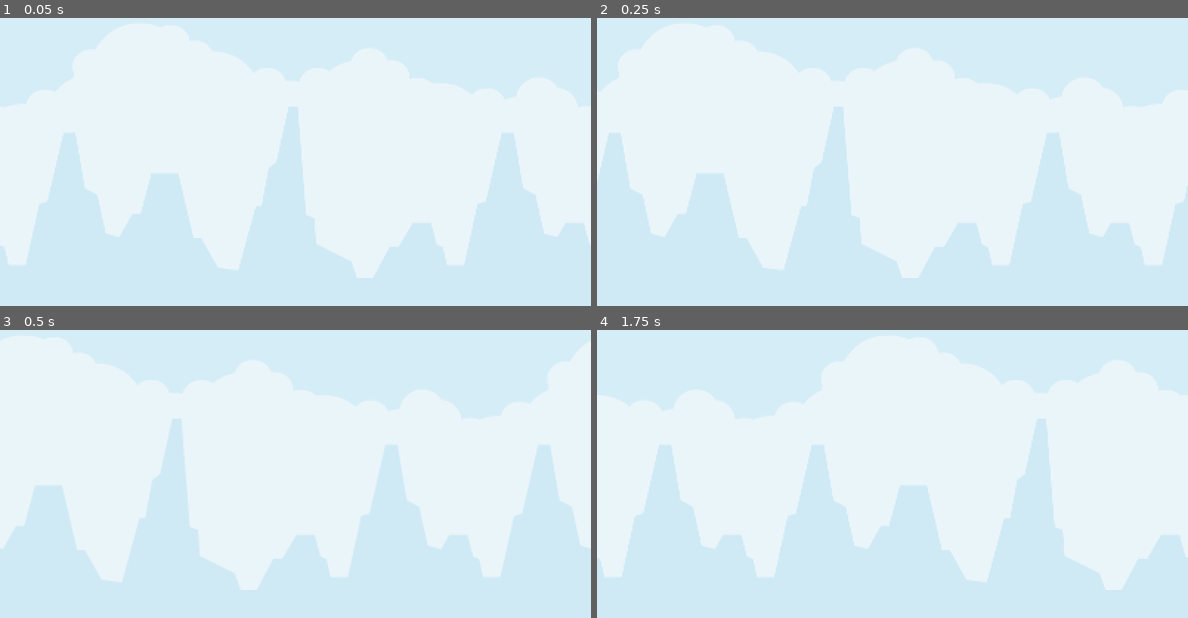
Above: before the commit, frames 1-4 (two rows, left to right).
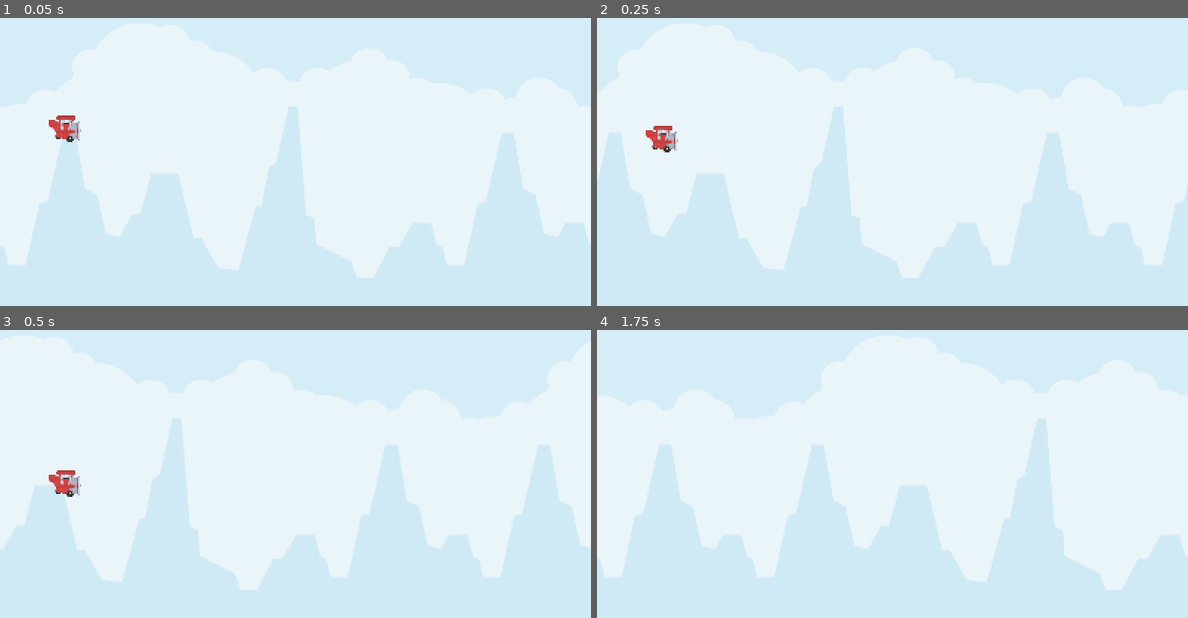
Above: after the commit, the same moments.

Repository: boflynn/tappy-plane
Game: Godot game, scene res://Main.tscn
Same seed, same stepped clock (60 frames per second), same inputs: the game is played once before the commit and once after it.
Inputs:
- Up to frame 1 (0.05 s): no input
- Up to frame 2 (0.25 s): no input
- Up to frame 3 (0.5 s): no input
- Up to frame 4 (1.75 s): no input

The runs differ from the first frame. In frame 1, 0.4% of the frame differs, in the area x 8-14%, y 33-44%; in frame 2, 0.4%, in the area x 8-14%, y 37-47%; in frame 3, 0.4%; in frame 4, nothing differs.

Commit message:
Add player with physics

Diff:
--- a/Main.tscn
+++ b/Main.tscn
@@ -1,8 +1,12 @@
-[gd_scene load_steps=4 format=3 uid="uid://c61kof8wfjr2v"]
+[gd_scene load_steps=6 format=3 uid="uid://c61kof8wfjr2v"]
 
 [ext_resource type="Texture2D" uid="uid://dijkxlbopqdoj" path="res://assets/Background.png" id="1_glv2v"]
 [ext_resource type="Script" uid="uid://c7tpirasxr6mc" path="res://main.gd" id="1_r0du0"]
 [ext_resource type="Script" uid="uid://ds504ekq4v4id" path="res://background.gd" id="1_uu6xs"]
+[ext_resource type="Texture2D" uid="uid://c8sxwrxr1nnlx" path="res://assets/Player.png" id="4_cm0pq"]
+
+[sub_resource type="CircleShape2D" id="CircleShape2D_cm0pq"]
+radius = 25.0
 
 [node name="Main" type="Node"]
 script = ExtResource("1_r0du0")
@@ -19,3 +23,13 @@
 [node name="Background2" type="Sprite2D" parent="Background"]
 position = Vector2(1200, 0)
 texture = ExtResource("1_glv2v")
+
+[node name="Player" type="RigidBody2D" parent="."]
+position = Vector2(175, 480)
+mass = 2.2
+
+[node name="Sprite2D" type="Sprite2D" parent="Player"]
+texture = ExtResource("4_cm0pq")
+
+[node name="CollisionShape2D" type="CollisionShape2D" parent="Player"]
+shape = SubResource("CircleShape2D_cm0pq")
